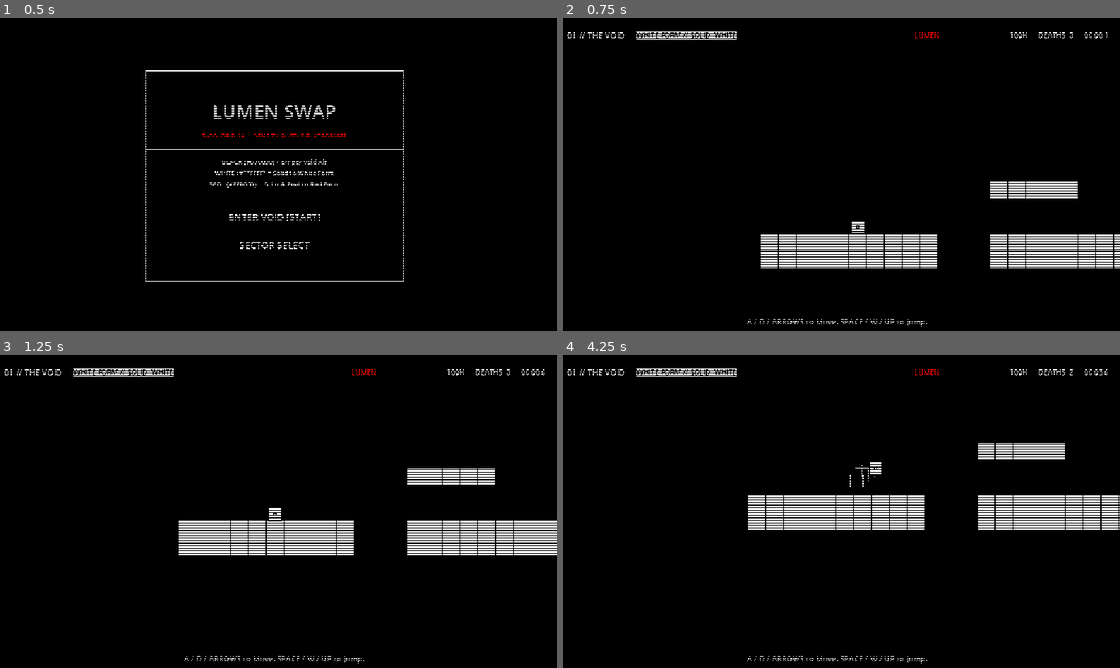
Above: before the commit, frames 1-4 (two rows, left to right).
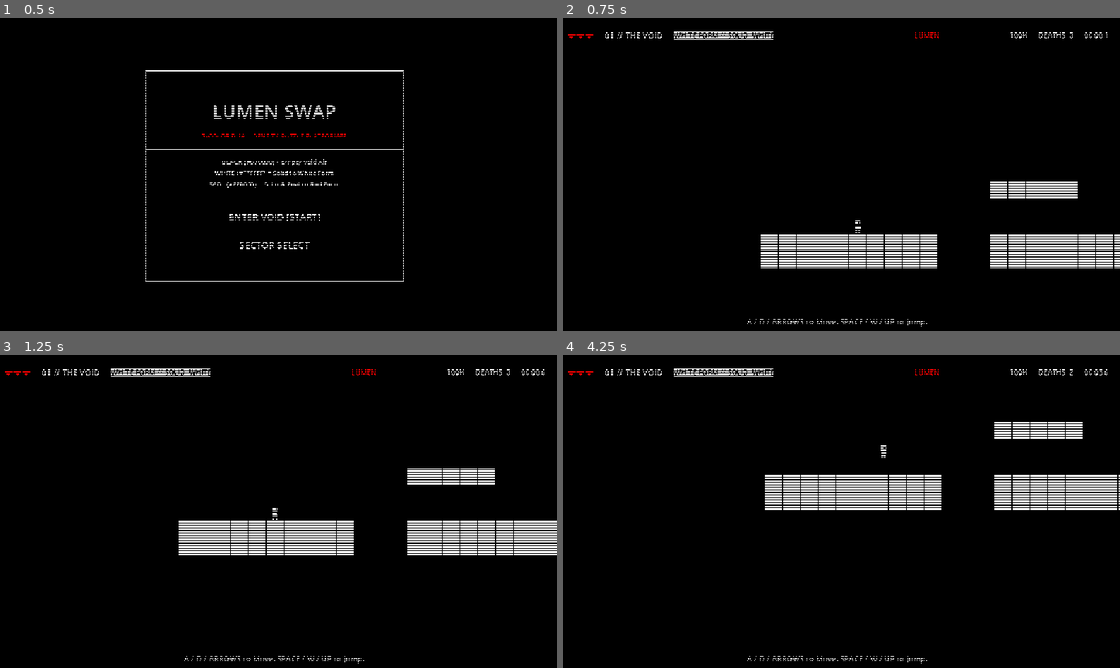
Above: after the commit, the same moments.

Repository: DishaSingla08/Lumen-Swap
Game: Godot game, scene res://scenes/Main.tscn
Two runs of this game, one before a commit and one after it. Both use one fixed random seed, a clock stepped at 60 frames per second and the inputs below.
Inputs:
- Up to frame 1 (0.5 s): no input
- Up to frame 2 (0.75 s): click "ENTER VOID [START]" at 0.5 s
- Up to frame 3 (1.25 s): no input
- Up to frame 4 (4.25 s): tap Enter at 1.25 s; hold D (move_right) 1.28-2.78 s; tap Space (jump) at 1.35, 1.52, 1.82, 2.27, 2.3, 2.57, 3.05, 3.77, 3.8, 4.07 s; tap Shift (swap) at 2.1 s; hold A (move_left) 2.78-3.53 s; tap J at 2.85 s; hold D (move_right) from 3.53 s (still down); tap X at 3.6 s

Frame 1 is identical in both runs. In frame 2, 0.4% of the frame differs, in the area x 0-55%, y 4-69%; in frame 3, 0.4%; in frame 4, 6.6%, in the area x 0-100%, y 4-56%.

Commit message:
Overhaul visuals and mechanics to match 3-color design infographic

Diff:
--- a/godot/scenes/Main.tscn
+++ b/godot/scenes/Main.tscn
@@ -36,6 +36,12 @@
 offset_bottom = 45.0
 grow_horizontal = 2
 theme_override_constants/separation = 18
+
+[node name="Hearts" type="Label" parent="HUDLayer/TopBar"]
+layout_mode = 2
+theme_override_colors/font_color = Color(1, 0, 0, 1)
+theme_override_font_sizes/font_size = 18
+text = "❤❤❤"
 
 [node name="LevelName" type="Label" parent="HUDLayer/TopBar"]
 layout_mode = 2
--- a/godot/scripts/ExitPortal.gd
+++ b/godot/scripts/ExitPortal.gd
@@ -26,31 +26,33 @@
 	portal_entered.emit()
 
 func _draw() -> void:
-	var r1 = anim_time * 2.0
-	var r2 = -anim_time * 2.8
+	var float_y = sin(anim_time * 4.0) * 4.0
+	var center = Vector2(0, float_y)
 
-	# Outer rotating square (White)
-	_draw_rotated_square(Vector2.ZERO, 30.0, r1, Constants.COLOR_WHITE, false)
+	# Dual-Color Lumen Key (Panel 3): Left half White, Right half Red
+	# 1. Key Bow / Head (Top Ring)
+	var bow_y = center.y - 12
+	# Left Half of Ring (White)
+	draw_arc(Vector2(center.x, bow_y), 7.0, PI * 0.5, PI * 1.5, 16, Constants.COLOR_WHITE, 2.5)
+	# Right Half of Ring (Red)
+	draw_arc(Vector2(center.x, bow_y), 7.0, -PI * 0.5, PI * 0.5, 16, Constants.COLOR_RED, 2.5)
+	# Inner center contrast dot
+	draw_rect(Rect2(center.x - 2, bow_y - 2, 4, 4), Constants.COLOR_BLACK, true)
 
-	# Inner rotating diamond (Red)
-	_draw_rotated_square(Vector2.ZERO, 20.0, r2, Constants.COLOR_RED, false)
+	# 2. Key Stem / Shaft
+	var stem_top = bow_y + 7.0
+	var stem_bot = center.y + 12.0
+	# Left half of stem (White)
+	draw_line(Vector2(center.x - 1, stem_top), Vector2(center.x - 1, stem_bot), Constants.COLOR_WHITE, 2.0)
+	# Right half of stem (Red)
+	draw_line(Vector2(center.x + 1, stem_top), Vector2(center.x + 1, stem_bot), Constants.COLOR_RED, 2.0)
 
-	# Central Core (Solid White)
-	draw_rect(Rect2(-4, -4, 8, 8), Constants.COLOR_WHITE)
-	# Center pinpoint (Black)
-	draw_rect(Rect2(-1, -1, 2, 2), Constants.COLOR_BLACK)
+	# 3. Key Bit / Teeth (Pointing right in Red, and subtle left notch in White)
+	draw_rect(Rect2(center.x + 2, center.y + 2, 6, 3), Constants.COLOR_RED, true)
+	draw_rect(Rect2(center.x + 2, center.y + 8, 4, 3), Constants.COLOR_RED, true)
+	draw_rect(Rect2(center.x - 5, center.y + 5, 4, 3), Constants.COLOR_WHITE, true)
 
-func _draw_rotated_square(pos: Vector2, s: float, angle: float, col: Color, filled: bool) -> void:
-	var half = s * 0.5
-	var corners = [
-		Vector2(-half, -half).rotated(angle) + pos,
-		Vector2(half, -half).rotated(angle) + pos,
-		Vector2(half, half).rotated(angle) + pos,
-		Vector2(-half, half).rotated(angle) + pos,
-	]
-	var pts = PackedVector2Array(corners)
-	if filled:
-		draw_colored_polygon(pts, col)
-	else:
-		pts.append(corners[0])
-		draw_polyline(pts, col, 2.0, true)
+	# Rotating sparkle glint (pure White)
+	var sparkle_angle = anim_time * 3.0
+	var sp_offset = Vector2(cos(sparkle_angle), sin(sparkle_angle)) * 12.0
+	draw_rect(Rect2(center.x + sp_offset.x - 1, center.y + sp_offset.y - 1, 2, 2), Constants.COLOR_WHITE, true)
--- a/godot/scripts/LaserBeam.gd
+++ b/godot/scripts/LaserBeam.gd
@@ -35,7 +35,10 @@
 	col_shape.shape = rect
 	add_child(col_shape)
 
+var anim_time: float = 0.0
+
 func _process(delta: float) -> void:
+	anim_time += delta
 	if is_pulsing:
 		phase += pulse_speed * delta
 		var active_now = sin(phase) > -0.2
@@ -48,22 +51,48 @@
 	var total_len = length_tiles * Constants.TILE_SIZE
 	var is_vert = (orientation == "vertical")
 
-	# Emitter mounts (Solid White)
+	# Emitter mounts (Solid White with Black contrast edge)
 	if is_vert:
 		draw_rect(Rect2(-8, -4, 16, 4), Constants.COLOR_WHITE)
+		draw_rect(Rect2(-8, -4, 16, 4), Constants.COLOR_BLACK, false, 1.0)
 		draw_rect(Rect2(-8, total_len, 16, 4), Constants.COLOR_WHITE)
+		draw_rect(Rect2(-8, total_len, 16, 4), Constants.COLOR_BLACK, false, 1.0)
 	else:
 		draw_rect(Rect2(-4, -8, 4, 16), Constants.COLOR_WHITE)
+		draw_rect(Rect2(-4, -8, 4, 16), Constants.COLOR_BLACK, false, 1.0)
 		draw_rect(Rect2(total_len, -8, 4, 16), Constants.COLOR_WHITE)
+		draw_rect(Rect2(total_len, -8, 4, 16), Constants.COLOR_BLACK, false, 1.0)
 
 	if is_active:
-		var start_p = Vector2.ZERO
-		var end_p = Vector2(0, total_len) if is_vert else Vector2(total_len, 0)
+		# Procedural crackling zigzag lightning bolt (matching Panels 2 & 3)
+		var seg_len = 16.0
+		var num_segs = int(total_len / seg_len)
+		var pts = PackedVector2Array()
+		pts.append(Vector2.ZERO)
 
-		# Outer Red Beam (thickness 6)
-		draw_line(start_p, end_p, Constants.COLOR_RED, beam_thickness)
-		# Inner Intense White Core (thickness 2)
-		draw_line(start_p, end_p, Constants.COLOR_WHITE, 2.0)
+		for i in range(1, num_segs):
+			var dist = i * seg_len
+			# Crackle offset based on segment index and time
+			var crackle = sin(anim_time * 30.0 + i * 2.5) * 7.0
+			if is_vert:
+				pts.append(Vector2(crackle, dist))
+			else:
+				pts.append(Vector2(dist, crackle))
+
+		var end_pt = Vector2(0, total_len) if is_vert else Vector2(total_len, 0)
+		pts.append(end_pt)
+
+		# Outer Red Lightning Arc (thickness 5)
+		draw_polyline(pts, Constants.COLOR_RED, 5.0, true)
+		# Inner Intense White Core Arc (thickness 2)
+		draw_polyline(pts, Constants.COLOR_WHITE, 2.0, true)
+
+		# Occasional crackle branch fork
+		if num_segs > 3:
+			var mid_idx = num_segs / 2
+			var branch_start = pts[mid_idx]
+			var branch_end = branch_start + (Vector2(10.0, 8.0) if is_vert else Vector2(8.0, 10.0))
+			draw_line(branch_start, branch_end, Constants.COLOR_RED, 2.0)
 	else:
 		# Inactive warning state: 1-bit dashed Red line
 		var segment_len = 8.0
--- a/godot/scripts/Level.gd
+++ b/godot/scripts/Level.gd
@@ -174,31 +174,50 @@
 	for tile_coord in white_tiles.keys():
 		var rect = Rect2(tile_coord.x * ts, tile_coord.y * ts, ts, ts)
 		if is_white_form:
-			# Solid White block with crisp Black inner border
-			draw_rect(rect, Constants.COLOR_WHITE, true)
-			draw_rect(rect, Constants.COLOR_BLACK, false, 1.0)
+			# Solid White rounded slab with glowing top surface highlight
+			_draw_solid_slab(rect, Constants.COLOR_WHITE)
 		else:
-			# Ghost White state: Strict 1-bit geometric checkerboard pattern
-			_draw_dither_tile(rect, Constants.COLOR_WHITE)
+			# Ghost White state: 1-bit dithered slab + ghost white silhouette
+			_draw_ghost_slab(rect, Constants.COLOR_WHITE, true)
 
 	# 2. Draw Red Platforms
 	for tile_coord in red_tiles.keys():
 		var rect = Rect2(tile_coord.x * ts, tile_coord.y * ts, ts, ts)
 		if not is_white_form:
-			# Solid Red block with crisp Black inner border
-			draw_rect(rect, Constants.COLOR_RED, true)
-			draw_rect(rect, Constants.COLOR_BLACK, false, 1.0)
+			# Solid Red rounded slab with glowing top surface highlight
+			_draw_solid_slab(rect, Constants.COLOR_RED)
 		else:
-			# Ghost Red state: Strict 1-bit geometric checkerboard pattern
-			_draw_dither_tile(rect, Constants.COLOR_RED)
-
-# Strict 1-bit dither: alternating pure color pixels, zero transparency
-func _draw_dither_tile(r: Rect2, col: Color) -> void:
-	# Crisp outline
+			# Ghost Red state: 1-bit dithered slab + ghost red silhouette
+			_draw_ghost_slab(rect, Constants.COLOR_RED, false)
+
+# Solid slab with glowing top surface highlight cap (Panel 1)
+func _draw_solid_slab(r: Rect2, col: Color) -> void:
+	# Main block fill
+	draw_rect(r, col, true)
+	# Contrast outline
+	draw_rect(r, Constants.COLOR_BLACK, false, 1.0)
+	# Intense top surface cap highlight
+	var top_highlight = Rect2(r.position.x + 1, r.position.y + 1, r.size.x - 2, 4)
+	draw_rect(top_highlight, Constants.COLOR_WHITE if col == Constants.COLOR_WHITE else Constants.COLOR_WHITE, true)
+
+# Ghost slab: 1-bit dither + wireframe + ghost humanoid silhouette (Panel 1)
+func _draw_ghost_slab(r: Rect2, col: Color, is_white_ghost: bool) -> void:
+	# Wireframe outline
 	draw_rect(r, col, false, 1.0)
+
 	# Geometric 1-bit stipple lines
 	var step = 4.0
 	for y in range(int(r.position.y + 2), int(r.position.y + r.size.y - 2), int(step)):
 		for x in range(int(r.position.x + 2), int(r.position.x + r.size.x - 2), int(step)):
 			if (int(x / step) + int(y / step)) % 2 == 0:
 				draw_rect(Rect2(x, y, 2, 2), col, true)
+
+	# Ghost character silhouette standing on platform (matching infographic Panel 1)
+	var char_center = Vector2(r.position.x + r.size.x * 0.5, r.position.y - 8)
+	# Ghost head
+	draw_rect(Rect2(char_center.x - 3, char_center.y - 6, 6, 5), col, false, 1.0)
+	# Ghost body
+	draw_rect(Rect2(char_center.x - 2, char_center.y - 1, 4, 5), col, false, 1.0)
+	# Ghost legs
+	draw_line(Vector2(char_center.x - 2, char_center.y + 4), Vector2(char_center.x - 2, char_center.y + 8), col, 1.0)
+	draw_line(Vector2(char_center.x + 1, char_center.y + 4), Vector2(char_center.x + 1, char_center.y + 8), col, 1.0)
--- a/godot/scripts/Player.gd
+++ b/godot/scripts/Player.gd
@@ -108,8 +108,11 @@
 	var move_dir = Input.get_axis("move_left", "move_right")
 	if move_dir != 0:
 		velocity.x = move_toward(velocity.x, move_dir * Constants.MAX_RUN_SPEED, Constants.MOVE_ACCEL * delta)
+		facing_dir = signf(move_dir)
+		walk_anim_timer += delta * 12.0
 	else:
 		velocity.x = move_toward(velocity.x, 0.0, Constants.MOVE_DECEL * delta)
+		walk_anim_timer = 0.0
 
 	# 3. Grounded & Coyote Time
 	if is_on_floor():
@@ -233,6 +236,18 @@
 	elif area is ExitPortal:
 		area.trigger()
 
+var facing_dir: float = 1.0
+var walk_anim_timer: float = 0.0
+
+# Death shatter particles
+class DeathParticle:
+	var pos: Vector2
+	var vel: Vector2
+	var col: Color
+	var life: float = 0.5
+
+var death_particles: Array[DeathParticle] = []
+
 func die() -> void:
 	if is_dead:
 		return
@@ -241,47 +256,94 @@
 	GameManager.record_death()
 	died.emit()
 
-	# Small delay then respawn at checkpoint or spawn
-	await get_tree().create_timer(0.45).timeout
+	# Spawn shatter particles matching infographic
+	death_particles.clear()
+	var col = Constants.COLOR_WHITE if current_form == Constants.Form.WHITE else Constants.COLOR_RED
+	for i in range(16):
+		var p = DeathParticle.new()
+		p.pos = Vector2(randf_range(-8, 8), randf_range(-10, 10))
+		var angle = randf() * TAU
+		var spd = randf_range(80, 240)
+		p.vel = Vector2(cos(angle), sin(angle)) * spd
+		p.col = Constants.COLOR_RED if (i % 3 != 0) else Constants.COLOR_WHITE
+		death_particles.append(p)
+
+	# Delay then respawn
+	await get_tree().create_timer(0.55).timeout
 	var target_pos = GameManager.active_checkpoint_pos if GameManager.has_checkpoint else spawn_position
 	reset_to_spawn(target_pos)
 
+func _process(delta: float) -> void:
+	if is_dead:
+		for p in death_particles:
+			p.pos += p.vel * delta
+			p.life -= delta
+		queue_redraw()
+
 func _draw() -> void:
-	if is_dead:
-		return
-
-	# Draw 1-bit wireframe trails (pure 3-color lines)
-	for t in trails:
-		var rel_pos = to_local(t.pos)
-		var trail_col = Constants.COLOR_WHITE if t.form == Constants.Form.WHITE else Constants.COLOR_RED
-		var r = Rect2(rel_pos - SIZE * 0.5, SIZE)
-		draw_rect(r, trail_col, false, 1.0)
-
-	var half = SIZE * 0.5 * visual_scale
-	var body_rect = Rect2(-half, SIZE * visual_scale)
+	# 1. Draw death explosion particles if dead
+	if is_dead:
+		for p in death_particles:
+			if p.life > 0.0:
+				draw_rect(Rect2(p.pos, Vector2(3, 3)), p.col, true)
+		return
+
+
 	var is_white = (current_form == Constants.Form.WHITE)
 	var body_color = Constants.COLOR_WHITE if is_white else Constants.COLOR_RED
 
-	# Overcharge halo outline if hazard absorbed (alternating crisp lines)
+	# 2. Overcharge Energy Aura (from Panel 2) when hazard is absorbed
 	if absorb_glow_timer > 0.0:
-		var halo_rect = Rect2(-half - Vector2(4, 4), (SIZE + Vector2(8, 8)) * visual_scale)
-		draw_rect(halo_rect, Constants.COLOR_RED, false, 2.0)
-		var inner_halo = Rect2(-half - Vector2(2, 2), (SIZE + Vector2(4, 4)) * visual_scale)
-		draw_rect(inner_halo, Constants.COLOR_WHITE, false, 1.0)
-
-	# Outer solid crisp body
-	draw_rect(body_rect, body_color, true)
-
-	# Crisp Black border/outline
-	draw_rect(body_rect, Constants.COLOR_BLACK, false, 2.0)
-
-	# Inner contrasting geometric core
-	# White Form: Black core with White center pupil
-	# Red Form: White core with Black center pupil
-	var core_size = Vector2(6, 6) * visual_scale
-	var core_color = Constants.COLOR_BLACK if is_white else Constants.COLOR_WHITE
-	draw_rect(Rect2(-core_size * 0.5, core_size), core_color, true)
-
-	var pupil_size = Vector2(2, 2) * visual_scale
-	var pupil_color = Constants.COLOR_WHITE if is_white else Constants.COLOR_BLACK
-	draw_rect(Rect2(-pupil_size * 0.5, pupil_size), pupil_color, true)
+		var aura_pulse = sin(absorb_glow_timer * 25.0) * 2.0
+		var aura_pts = PackedVector2Array([
+			Vector2(-9 - aura_pulse, -16),
+			Vector2(0, -19 - aura_pulse),
+			Vector2(9 + aura_pulse, -16),
+			Vector2(11 + aura_pulse, 0),
+			Vector2(7 + aura_pulse, 12 + aura_pulse),
+			Vector2(-7 - aura_pulse, 12 + aura_pulse),
+			Vector2(-11 - aura_pulse, 0),
+		])
+		aura_pts.append(aura_pts[0])
+		draw_polyline(aura_pts, Constants.COLOR_RED, 2.0, true)
+		draw_polyline(aura_pts, Constants.COLOR_WHITE, 1.0, true)
+
+	# 3. Draw Pixel Humanoid Hero (Head, Eye, Torso, Arms, Legs)
+	var hx = 0.0
+	var hy = -8.0 # head center
+
+	# Head (10x9 rounded block)
+	draw_rect(Rect2(hx - 5, hy - 5, 10, 9), body_color, true)
+	# Contrast outline on head
+	draw_rect(Rect2(hx - 5, hy - 5, 10, 9), Constants.COLOR_BLACK, false, 1.0)
+
+	# Expressive eye dot facing movement direction
+	var eye_x = hx + (2.0 * facing_dir)
+	var eye_y = hy - 1.0
+	draw_rect(Rect2(eye_x - 1, eye_y - 1, 2, 3), Constants.COLOR_BLACK, true)
+
+	# Torso (8x7 pixel chest)
+	var tx = 0.0
+	var ty = 0.0
+	draw_rect(Rect2(tx - 4, ty - 2, 8, 7), body_color, true)
+	draw_rect(Rect2(tx - 4, ty - 2, 8, 7), Constants.COLOR_BLACK, false, 1.0)
+
+	# Arms (animated swing when walking/jumping)
+	var arm_swing = sin(walk_anim_timer) * 3.0 if is_on_floor() else -2.0
+	# Front arm
+	draw_rect(Rect2(tx + (3.0 * facing_dir) - 1, ty - 1 + arm_swing, 3, 5), body_color, true)
+	# Back arm
+	draw_rect(Rect2(tx - (3.0 * facing_dir) - 1, ty - 1 - arm_swing, 3, 5), body_color, true)
+
+	# Legs (stride animation or airborne jump pose)
+	var leg_y = ty + 5
+	if not is_on_floor():
+		# Jump pose: legs bent outward
+		draw_rect(Rect2(-4, leg_y, 3, 4), body_color, true)
+		draw_rect(Rect2(1, leg_y - 1, 3, 5), body_color, true)
+	else:
+		var leg_offset = sin(walk_anim_timer) * 3.0
+		# Left leg
+		draw_rect(Rect2(-4, leg_y, 3, 5 + leg_offset), body_color, true)
+		# Right leg
+		draw_rect(Rect2(1, leg_y, 3, 5 - leg_offset), body_color, true)
Not shown, changed: index.html
Not shown, changed: src/entities/Hazards.js
Not shown, changed: src/entities/Player.js
